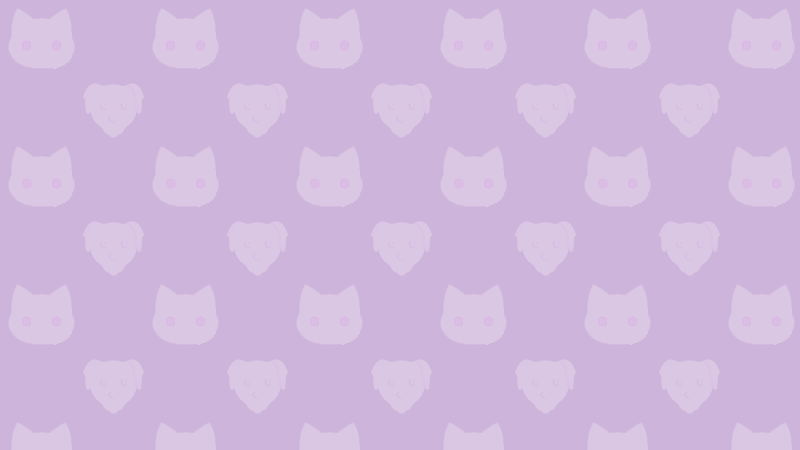
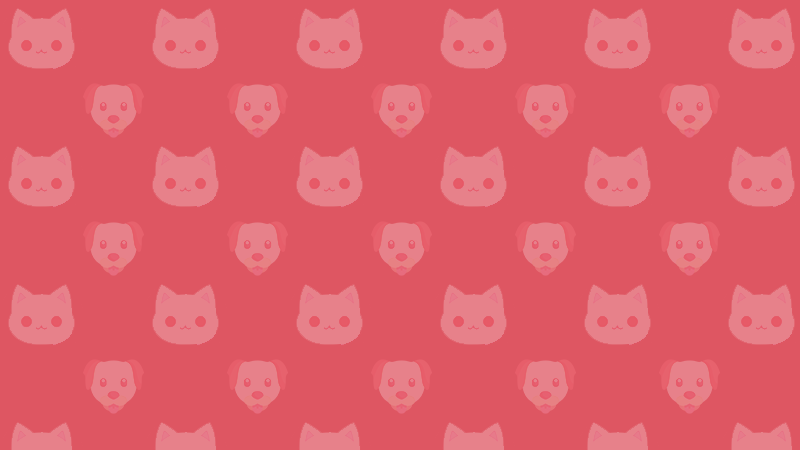
The second 800 × 450 image is a revision of the first. Changes to its layers:
pixels changed over [0, 0, 800, 450] (layer not identified)
